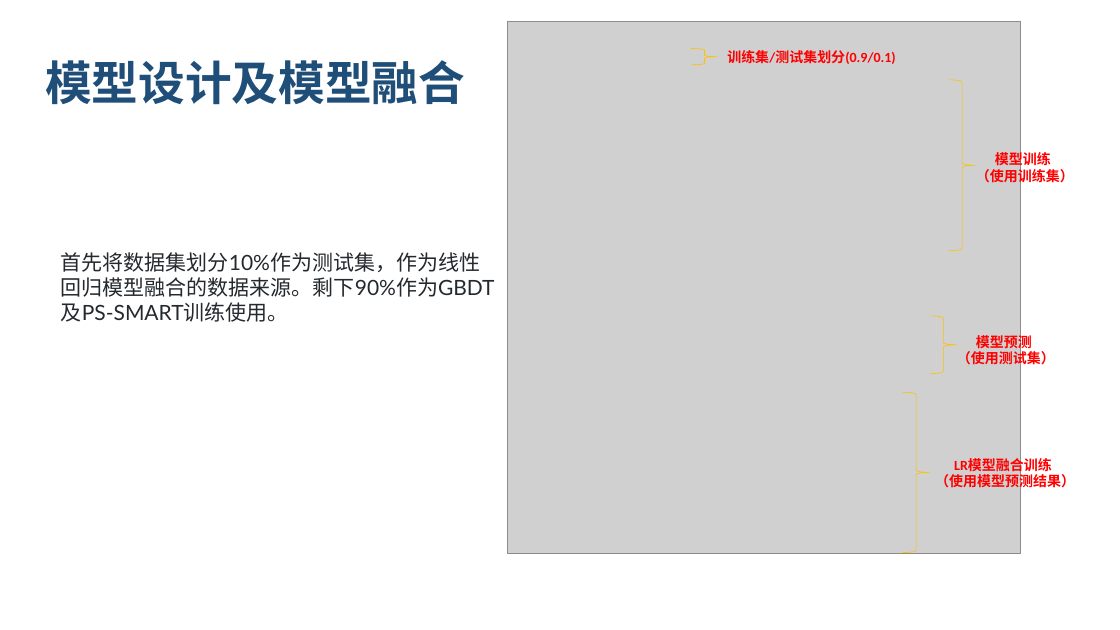
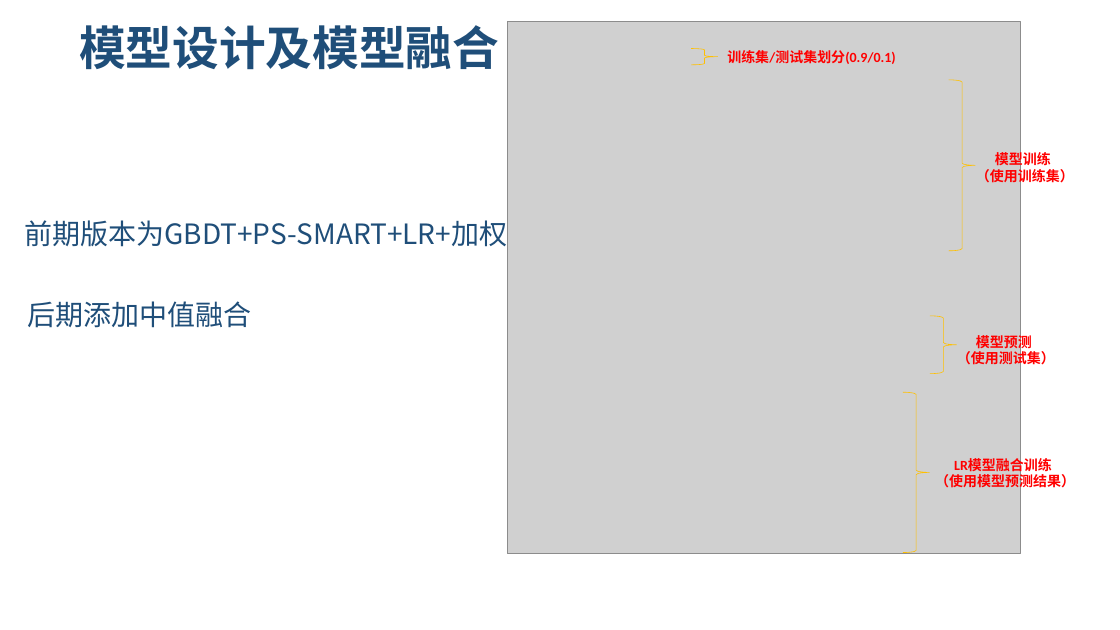
Before and after one commit to lvniqi/tianchi_power, a slide deck: slide 22 of presentation.pptx (slide 18 before the commit). Drawn at 1120x630 pixels with LibreOffice and Linux fonts; fonts in the diff are those of the drawing; grey boxes stand for pictures; background and template pictures are left out. Boxes give left, top, right and bottom in pixels: in the first picture for what was removed or moved away, otherwise in the second. Text is boxed around its words. In the diff, an @@ line names an element or a change of style, - is before the commit and + after.

```diff
--- a/presentation.pptx
+++ b/presentation.pptx
@@ text "模型设计及模型融合": place and size @@
-text "模型设计及模型融合" at (45, 60, 465, 105)
+text "模型设计及模型融合" at (79, 25, 499, 70)
@@ text "模型设计及模型融合" at (79, 25, 499, 70): line spacing 1 to 0.9; vertical alignment top to middle @@
@@ text added at (24, 220, 507, 247), 24 pt, text #1F4E79 @@
+前期版本为GBDT+PS-SMART+LR+加权
@@ text removed at (61, 252, 495, 322) @@
-首先将数据集划分10%作为测试集，作为线性回归模型融合的数据来源。剩下90%作为GBDT及PS-SMART训练使用。
@@ text added at (27, 301, 251, 328), 24 pt, text #1F4E79 @@
+后期添加中值融合
```
Also in this commit, not shown: 21 other slides changed, 5 slides added.
